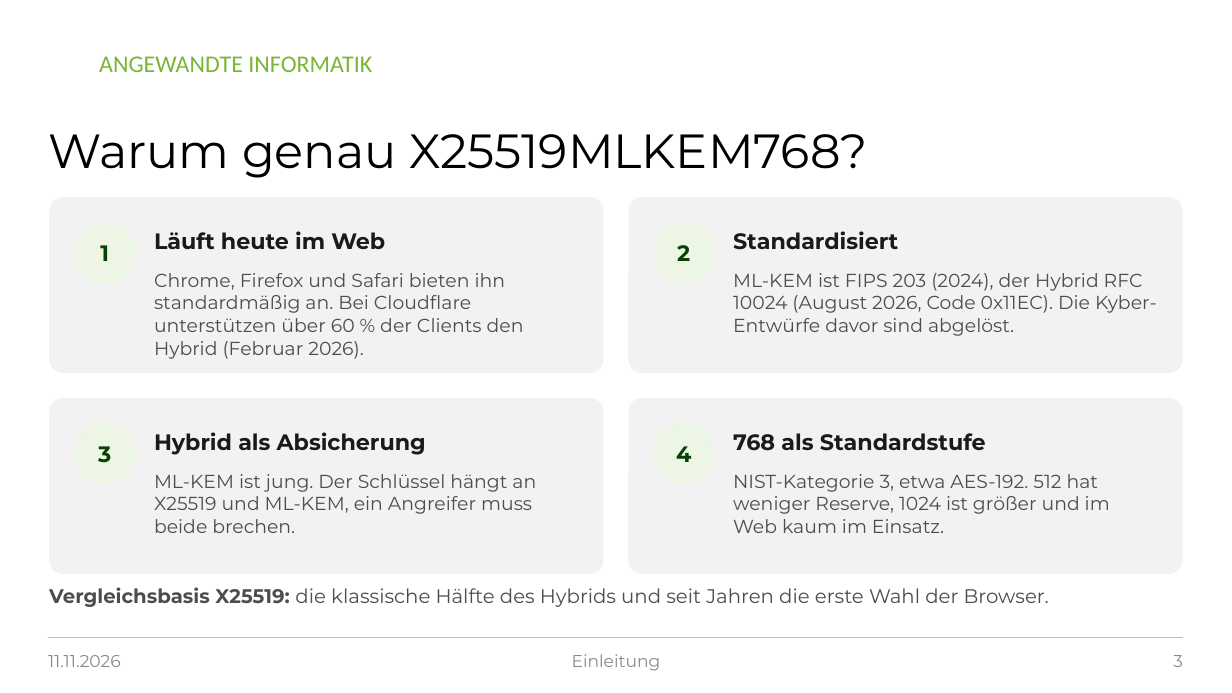
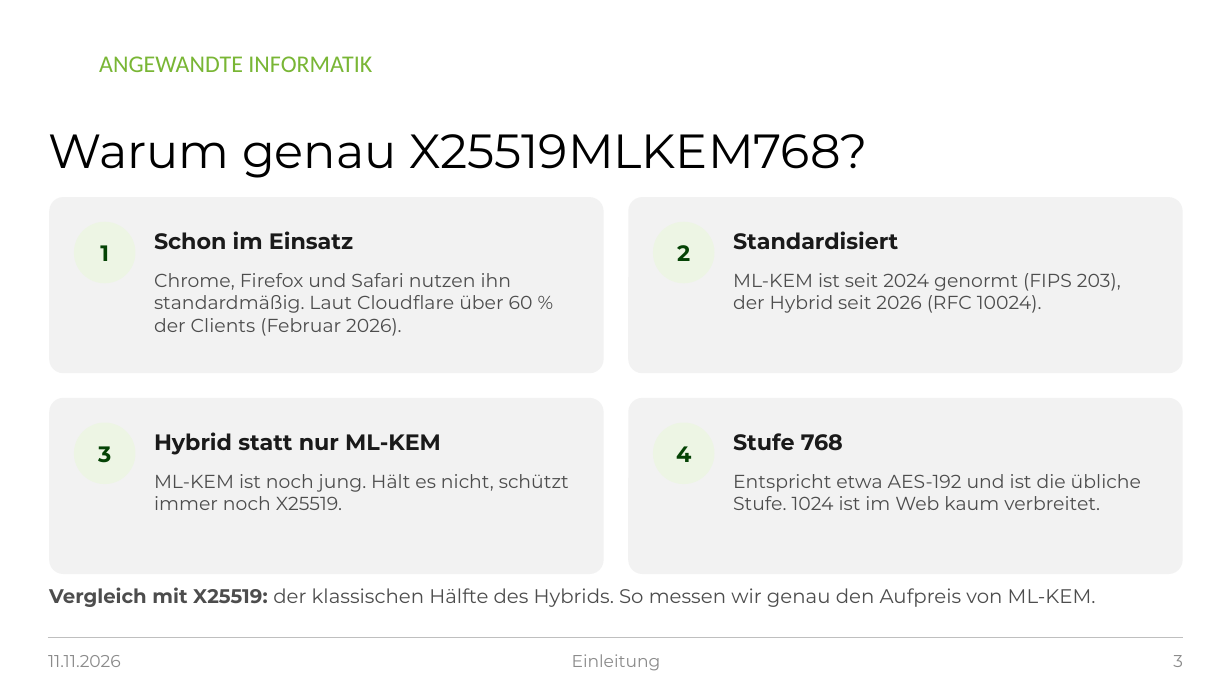
Before and after one commit to raphi98/singer-postquantum-experiment, a slide deck: slide 3 of praesentation/PQ-TLS_Praesentation_2026-11-11.pptx. Drawn at 1232x693 pixels with LibreOffice and Linux fonts; fonts in the diff are those of the drawing; background and template pictures are left out. Boxes give left, top, right and bottom in pixels: in the first picture for what was removed or moved away, otherwise in the second. Text is boxed around its words. In the diff, an @@ line names an element or a change of style, - is before the commit and + after.

```diff
--- a/praesentation/PQ-TLS_Praesentation_2026-11-11.pptx
+++ b/praesentation/PQ-TLS_Praesentation_2026-11-11.pptx
@@ text at (154, 231, 353, 250): text changed @@
-Läuft heute im Web
+Schon im Einsatz
@@ text at (154, 273, 533, 336): text changed @@
-Chrome, Firefox und Safari bieten ihn standardmäßig an. Bei Cloudflare unterstützen über 60 % der Clients den Hybrid (Februar 2026).
+Chrome, Firefox und Safari nutzen ihn standardmäßig. Laut Cloudflare über 60 % der Clients (Februar 2026).
@@ text at (733, 273, 1121, 313): text changed @@
-ML-KEM ist FIPS 203 (2024), der Hybrid RFC 10024 (August 2026, Code 0x11EC). Die Kyber-Entwürfe davor sind abgelöst.
+ML-KEM ist seit 2024 genormt (FIPS 203), der Hybrid seit 2026 (RFC 10024).
@@ text at (154, 432, 441, 455): text changed @@
-Hybrid als Absicherung
+Hybrid statt nur ML-KEM
@@ text at (733, 433, 843, 451): text changed @@
-768 als Standardstufe
+Stufe 768
@@ text at (154, 474, 569, 510): text changed @@
-ML-KEM ist jung. Der Schlüssel hängt an X25519 und ML-KEM, ein Angreifer muss beide brechen.
+ML-KEM ist noch jung. Hält es nicht, schützt immer noch X25519.
@@ text at (733, 474, 1141, 510): text changed @@
-NIST-Kategorie 3, etwa AES-192. 512 hat weniger Reserve, 1024 ist größer und im Web kaum im Einsatz.
+Entspricht etwa AES-192 und ist die übliche Stufe. 1024 ist im Web kaum verbreitet.
@@ text at (49, 587, 1096, 607): text changed @@
-Vergleichsbasis X25519: die klassische Hälfte des Hybrids und seit Jahren die erste Wahl der Browser.
+Vergleich mit X25519: der klassischen Hälfte des Hybrids. So messen wir genau den Aufpreis von ML-KEM.
```
Also in this commit, not shown: 22 other slides changed, 2 other files.
